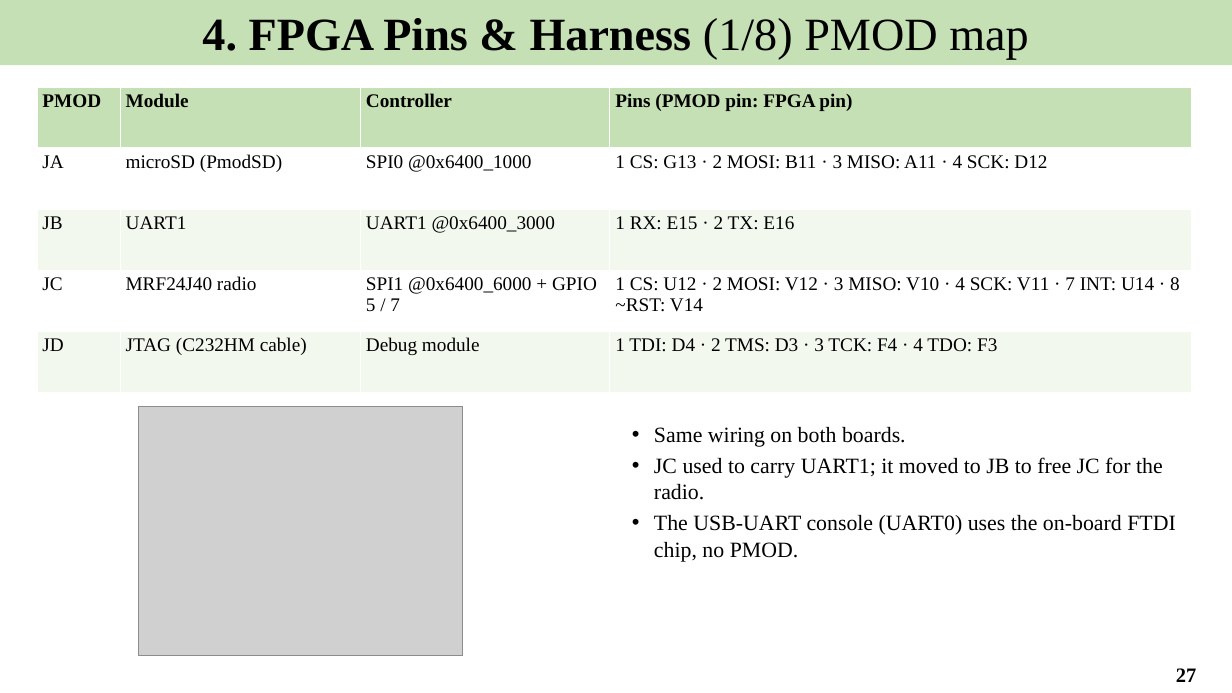
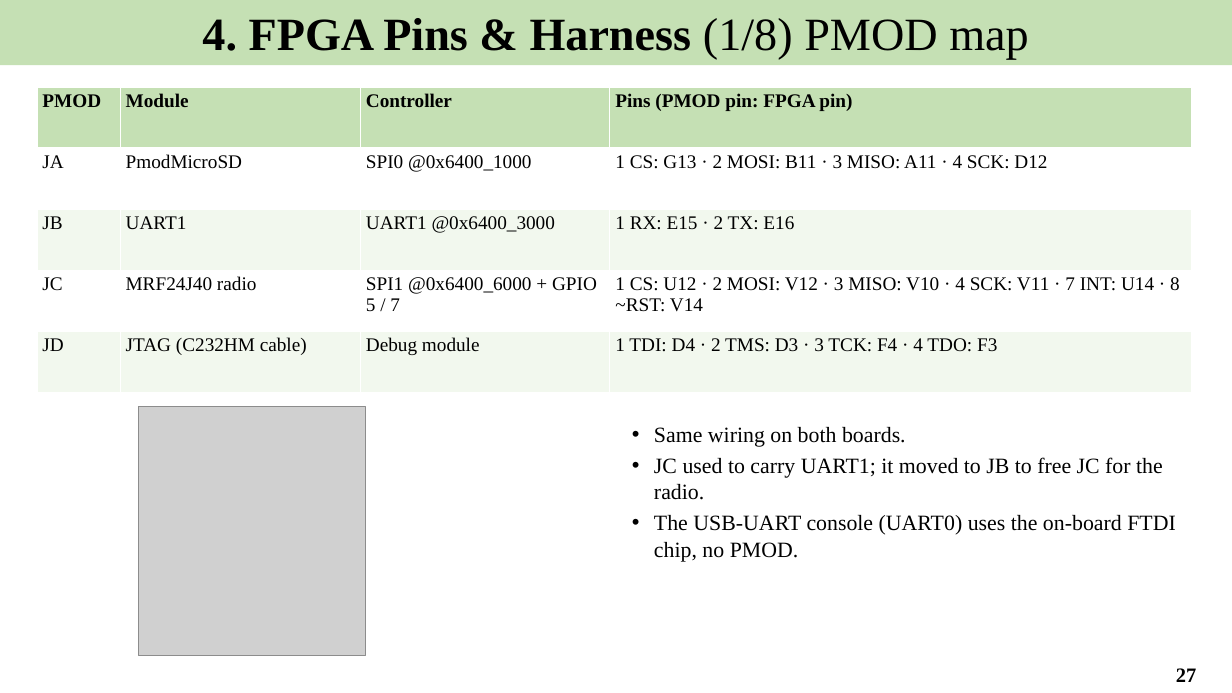
Before and after one commit to Khaiduy/chipyard-edhoc, a slide deck: slide 27 of fpga/sw/export/docs/slides/01_EDHOC_SoC_on_Arty_A7-100T.pptx. Drawn at 1232x693 pixels with LibreOffice and Linux fonts; fonts in the diff are those of the drawing; grey boxes stand for pictures. Boxes give left, top, right and bottom in pixels: in the first picture for what was removed or moved away, otherwise in the second. Text is boxed around its words. In the diff, an @@ line names an element or a change of style, - is before the commit and + after.

Commit message:
docs: setup figures from product images; PmodMicroSD naming

```diff
--- a/fpga/sw/export/docs/slides/01_EDHOC_SoC_on_Arty_A7-100T.pptx
+++ b/fpga/sw/export/docs/slides/01_EDHOC_SoC_on_Arty_A7-100T.pptx
@@ table at [37, 88, 1192, 393] @@
-row 2, column 2: microSD (PmodSD)
+row 2, column 2: PmodMicroSD
@@ picture: place and size @@
-picture at [139, 407, 463, 656]
+picture at [139, 407, 365, 656]
```
Also in this commit, not shown: 6 other slides changed, 7 other files.
